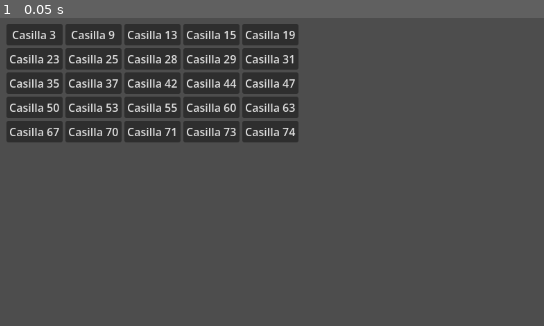
Above: before the commit, frame 1.
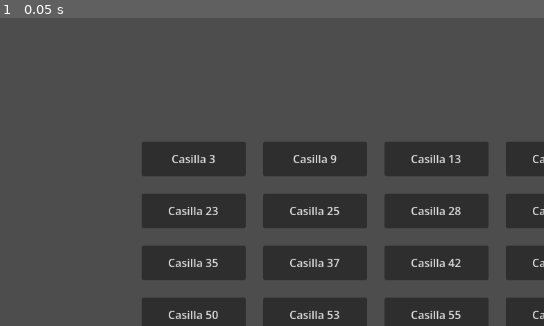
Above: after the commit, the same moment.

Repository: Dylan11092005/Minijuegos
Game: Godot game, scene res://MenuPrincipal.tscn
Same seed, same stepped clock (60 frames per second), same inputs: the game is played once before the commit and once after it.
Inputs:
- Up to frame 1 (0.05 s): no input

The runs differ from the first frame. In frame 1, 42% of the frame differs, in the area x 1-100%, y 1-100%.

Commit message:
Adjust menu grid layout and button sizes
Repositioned the GridContainer (offsets updated) and added theme_override_constants for horizontal and vertical separation (25) to improve spacing. Added custom_minimum_size values to multiple Buttons to standardize their dimensions and ensure a more consistent grid layout. Also updated project.godot to set display window/size/mode=3 (project display/window mode change). These changes improve the main menu's layout and button sizing for a cleaner UI.

Diff:
--- a/MenuPrincipal.tscn
+++ b/MenuPrincipal.tscn
@@ -8,33 +8,41 @@
 
 [node name="GridContainer" type="GridContainer" parent="." unique_id=344840998]
 layout_mode = 0
-offset_left = 377.0
-offset_top = 212.0
-offset_right = 844.0
-offset_bottom = 412.0
+offset_left = 572.0
+offset_top = 382.0
+offset_right = 1422.0
+offset_bottom = 732.0
+theme_override_constants/h_separation = 25
+theme_override_constants/v_separation = 25
 columns = 5
 
 [node name="Button" type="Button" parent="GridContainer" unique_id=137881982]
+custom_minimum_size = Vector2(150, 50)
 layout_mode = 2
 text = "Casilla 3"
 
 [node name="Button2" type="Button" parent="GridContainer" unique_id=1153548136]
+custom_minimum_size = Vector2(150, 50)
 layout_mode = 2
 text = "Casilla 9"
 
 [node name="Button3" type="Button" parent="GridContainer" unique_id=1429419352]
+custom_minimum_size = Vector2(150, 50)
 layout_mode = 2
 text = "Casilla 13"
 
 [node name="Button4" type="Button" parent="GridContainer" unique_id=1477976834]
+custom_minimum_size = Vector2(150, 0)
 layout_mode = 2
 text = "Casilla 15"
 
 [node name="Button5" type="Button" parent="GridContainer" unique_id=854909288]
+custom_minimum_size = Vector2(150, 0)
 layout_mode = 2
 text = "Casilla 19"
 
 [node name="Button6" type="Button" parent="GridContainer" unique_id=171613763]
+custom_minimum_size = Vector2(150, 50)
 layout_mode = 2
 text = "Casilla 23"
 
@@ -55,6 +63,7 @@
 text = "Casilla 31"
 
 [node name="Button11" type="Button" parent="GridContainer" unique_id=1654919356]
+custom_minimum_size = Vector2(0, 50)
 layout_mode = 2
 text = "Casilla 35"
 
@@ -75,6 +84,7 @@
 text = "Casilla 47"
 
 [node name="Button16" type="Button" parent="GridContainer" unique_id=2029603091]
+custom_minimum_size = Vector2(0, 50)
 layout_mode = 2
 text = "Casilla 50"
 
@@ -103,6 +113,7 @@
 text = "Casilla 70"
 
 [node name="Button23" type="Button" parent="GridContainer" unique_id=1448095493]
+custom_minimum_size = Vector2(0, 50)
 layout_mode = 2
 text = "Casilla 71"
 
--- a/project.godot
+++ b/project.godot
@@ -15,6 +15,10 @@
 config/features=PackedStringArray("4.6", "Forward Plus")
 config/icon="res://icon.svg"
 
+[display]
+
+window/size/mode=3
+
 [physics]
 
 3d/physics_engine="Jolt Physics"
